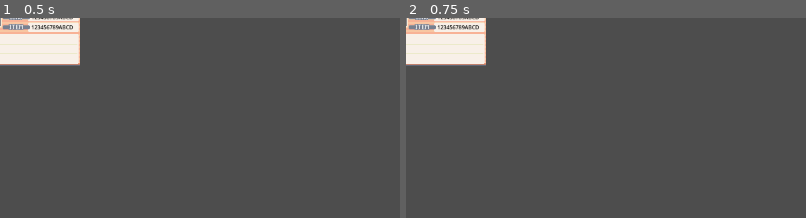
Above: before the commit, frames 1-2 (left to right).
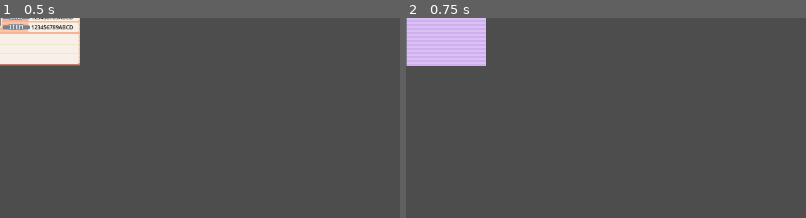
Above: after the commit, the same moments.

Repository: marinho112/pokemon
Game: Godot game, scene res://Nodes/Menus/menu_pokemon.tscn
Same seed, same stepped clock (60 frames per second), same inputs: the game is played once before the commit and once after it. This scene is started directly instead of the project's main scene.
Inputs:
- Up to frame 1 (0.5 s): no input
- Up to frame 2 (0.75 s): tap Enter (start) at 0.5 s; hold Right (Direita) from 0.53 s (still down); hold S (B) from 0.53 s (still down); tap A (A) at 0.6 s
The pictures show only the part of the screen within x 0-50%, y 0-50%; the shares and areas given below are measured in that part.

Frame 1 is identical in both runs. In frame 2, 4.8% of the frame differs, in the area x 0-20%, y 0-24%.

Commit message:
class ataque

Diff:
--- a/Scripts/Global/Classes.gd
+++ b/Scripts/Global/Classes.gd
@@ -11,11 +11,85 @@
 	var cidadeNatal:String
 	var pkms=[]
 
+class ataque:
+
+	var nome: String
+	var accuracy: int
+	var ailment: String
+	var ailmentChance: int
+	var category: String
+	var critRate: int
+	var damageClass: String
+	var drain: int
+	var effectChance: int
+	var effectChanges= []
+	var effectEntries= []
+	var flavorText: String
+	var flinchChance: int
+	var healing: int
+	var id: int
+	var learnedByPokemon= []
+	var maxHits: int
+	var maxTurns: int
+	var minHits: int
+	var minTurns: int
+	var power: int
+	var pp: int
+	var priority: int
+	var statChance: int
+	var statChanges=[]
+	var target: String
+	var type: String
+
+	func toString():
+		var resp=nome
+		resp+=" / "+ type
+		resp+=" / "+ damageClass
+		resp+= " / "+str(pp)+"PP"
+		return resp
+
+	func validaInt(i):
+		if(!i):
+			return 0
+		return int(i)
+
+	func carregaDoJson(json):
+		nome = json.get("name", "")
+		accuracy = validaInt(json.get("accuracy", 100))
+		ailment = str(json.get("ailment", "null"))
+		ailmentChance = validaInt(json.get("ailment_chance", 0))
+		category = str(json.get("category", ""))
+		critRate = validaInt(json.get("crit_rate", 0))
+		damageClass = str(json.get("damage_class", ""))
+		drain = validaInt(json.get("drain", 0))
+		effectChance = validaInt(json.get("effect_chance", 0))
+		effectChanges = json.get("effect_changes", [])
+		effectEntries = json.get("effect_entries", [])
+		flavorText = str(json.get("flavor_text", ""))
+		flinchChance = validaInt(json.get("flinch_chance", 0))
+		healing = validaInt(json.get("healing", 0))
+		id = validaInt(json.get("id", 0))
+		learnedByPokemon = json.get("learned_by_pokemon", [])
+		maxHits = validaInt(json.get("max_hits", 1))
+		maxTurns = validaInt(json.get("max_turns", 0))
+		minHits = validaInt(json.get("min_hits", 0))
+		minTurns = validaInt(json.get("min_turns", 0))
+		power = validaInt(json.get("power", 0))
+		pp = validaInt(json.get("pp", 5))
+		priority = validaInt(json.get("priority", 0))
+		statChance = validaInt(json.get("stat_chance", 0))
+		statChanges = json.get("stat_changes", [])
+		target = str(json.get("target", ""))
+		type = str(json.get("type", ""))
+
+	func carregaPorId(ID):
+		carregaDoJson(Ferramentas.getMoveJson(ID))
+
 class pokemon:
 	var raca:String
 	var racaID:int
 	var apelido:String
-	var lv:int
+	var lv=1
 	var exp:int
 	var shiny:bool
 	var tipo = [0,0]
@@ -59,7 +133,7 @@
 	var iv_sp_def:int
 	var iv_speed:int
 
-	var ataques = [0,0,0,0]
+	var ataques = [null,null,null,null]
 	var sprites = [[null,null,null],[null,null,null],[null,null,null],null,null,null]
 
 	var forca = [0,0,0,0]
@@ -72,6 +146,7 @@
 	func toString():
 		var resp = "Espécie: " + raca + "\n"
 		resp += "Nome: " + apelido + "\n"
+		resp += "Nível: " + str(lv) + "\n"
 		resp += "HP: " + str(hp) + "\n"
 		resp += "Ataque: " + str(atak) + "\n"
 		resp += "Defesa: " + str(def) + "\n"
@@ -107,7 +182,10 @@
 		i=0
 		for ataque in ataques:
 			i+=1
-			resp += "Ataque"+str(i)+": " + str(ataque) + "\n"
+			var str = "null"
+			if(ataque):
+				str=ataque.toString()
+			resp += "Ataque"+str(i)+": " + str + "\n"
 		if(i==0):
 			resp += "Ataques: Nenhum\n"
 		if(item):
@@ -138,6 +216,35 @@
 			apelido=raca.capitalize()
 		else:
 			apelido=novoApelido
+
+	func carregaAtaquePorId(posi,id):
+		var move = ataque.new()
+		move.carregaPorId(id)
+		ataques[posi]=move
+
+	func recebeListaAtaques(mode):
+		var lis=[]
+		match mode:
+			0:
+				lis+=json.get('movesFromLv',null)
+			1:
+				lis+=json.get('movesFromLearn',null)
+			2:
+				lis+=json.get('movesFromEgg',null)
+		return lis
+
+	func recebeUltimosAtaques():
+		var atks=recebeListaAtaques(0)
+		var atksValidos=[]
+		for item in atks:
+			if(item[1]<=lv):
+				atksValidos.append(item)
+		if(atksValidos.size()<=0):
+			return
+		for i in 4:
+			var x=atksValidos.size()-i-1
+			if(x>=0):
+				carregaAtaquePorId(i,atksValidos[x][0])
 
 	func getDadosFromJson():
 
--- a/Scripts/Menus/menu_pokemon.gd
+++ b/Scripts/Menus/menu_pokemon.gd
@@ -1,6 +1,45 @@
 extends Node2D
 
 var pokemon
+var posicao=0
+
+
+func visibleOff():
+	$telaAtributos.visible=false
+	$telaCaracteristicas.visible=false
+	$telaMovimentos.visible=false
+	$telaDescricao.visible=false
+	$pokemonScreem/Conteudo.visible=true
+
+
+func defPosicao():
+	match posicao:
+		0:
+			visibleOff()
+			$telaDescricao.visible=true
+		1:
+			visibleOff()
+			$telaAtributos.visible=true
+		2:
+			visibleOff()
+			$telaCaracteristicas.visible=true
+		3:
+			visibleOff()
+			$telaMovimentos.visible=true
+			$pokemonScreem/Conteudo.visible=false
+
+func _input(event: InputEvent) -> void:
+	if(Input.is_action_just_pressed("Direita")):
+		posicao+=1
+	elif(Input.is_action_just_pressed("Esquerda")):
+		posicao-=1
+
+	if(posicao>3):
+		posicao=0
+	if(posicao<0):
+		posicao=3
+
+	defPosicao()
 
 
 func executa(delta: float):
--- a/Scripts/Objetos/personagem.gd
+++ b/Scripts/Objetos/personagem.gd
@@ -24,10 +24,11 @@
 	$Camera2D/MSGScreen.visible=false;
 	$Camera2D/OptionScreen.visible=false;
 	posicionar()
-	var pkm= Ferramentas.getPokemon(267)
+	var pkm= Ferramentas.getPokemon(3)
 	pkm.carregaCaracteristicas()
 	pkm.getRandomHabilit()
 	pkm.getRandomItem()
+	pkm.recebeUltimosAtaques()
 	personagemInfo.pkms.append(pkm)
 	pkm.imprime()
 
Not shown, changed: dados/move_DB.txt
